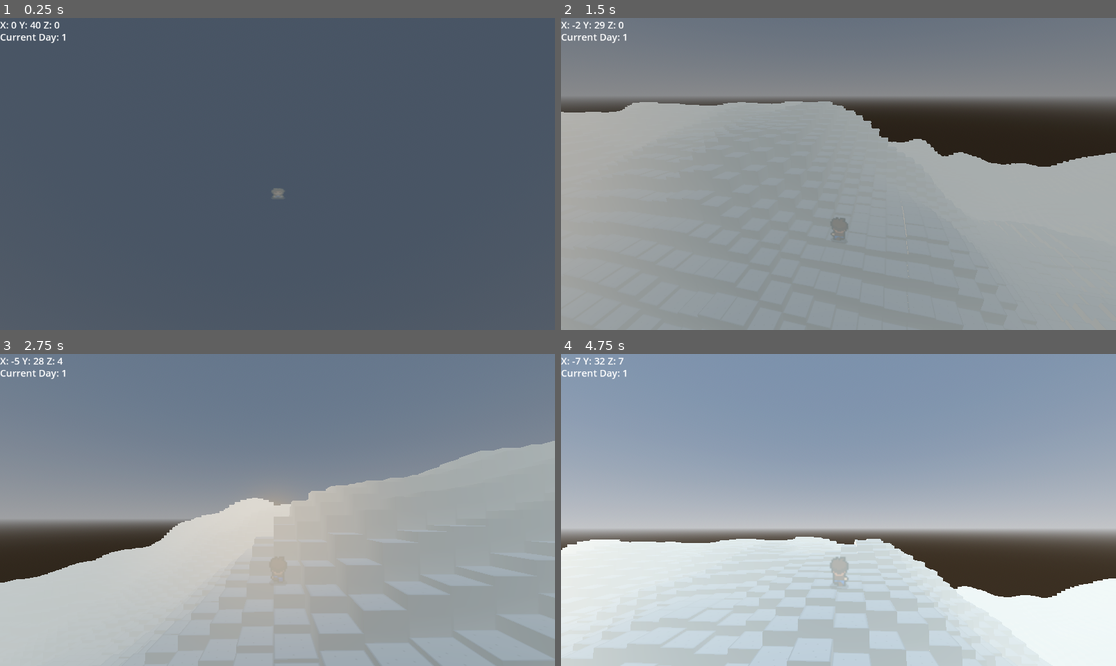
Above: before the commit, frames 1-4 (two rows, left to right).
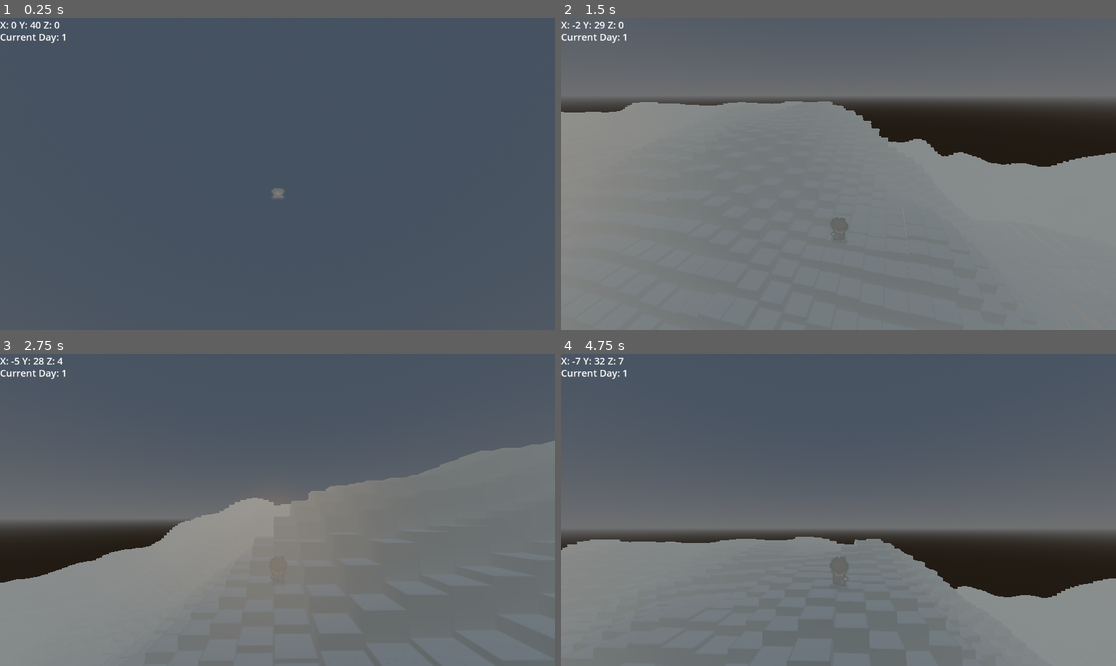
Above: after the commit, the same moments.

Repository: AkivaNugent/CSI-280_PROJECT-OCTOPUS
Game: Godot game, scene res://node_3d.tscn
Same seed, same stepped clock (60 frames per second), same inputs: the game is played once before the commit and once after it.
Inputs (mouse positions are in pixels of both pictures, inside the frame that each line leads up to):
- Up to frame 1 (0.25 s): no input
- Up to frame 2 (1.5 s): tap Enter (ui_accept) at 0.5, 0.77 s; move the mouse to (866, 174) at 0.52 s; hold Q 0.53-1.28 s; hold W (up) from 0.53 s (still down); move the mouse to (810, 174) at 1.27 s; tap E at 1.35 s
- Up to frame 3 (2.75 s): keep holding W (up); tap Enter (ui_accept) at 1.52 s; move the mouse to (288, 503) at 2.02 s; hold Q from 2.03 s (still down)
- Up to frame 4 (4.75 s): keep holding W (up); move the mouse to (832, 516) at 2.77 s; release Q at 2.78 s; tap E at 2.85, 4.35 s; tap Enter (ui_accept) at 3.02, 3.77, 4.52 s; move the mouse to (877, 513) at 3.52 s; hold Q 3.53-4.28 s; move the mouse to (794, 506) at 4.27 s

The runs differ from the first frame. In frame 2, 89% of the frame differs, in the area x 0-100%, y 0-100%; in frame 3, 97%; in frame 4, 100%.

Commit message:
fixed day and night length

Diff:
--- a/project_octopus/node_3d.tscn
+++ b/project_octopus/node_3d.tscn
@@ -310,8 +310,8 @@
 
 [node name="Day and night" type="Node3D" parent="." node_paths=PackedStringArray("world_environment", "day_text")]
 script = ExtResource("6_3wk7r")
-day_length = 10.0
-night_length = 10.0
+day_length = 600.0
+night_length = 600.0
 world_environment = NodePath("../WorldEnvironment")
 day_text = NodePath("../UI/Day Text")
 
